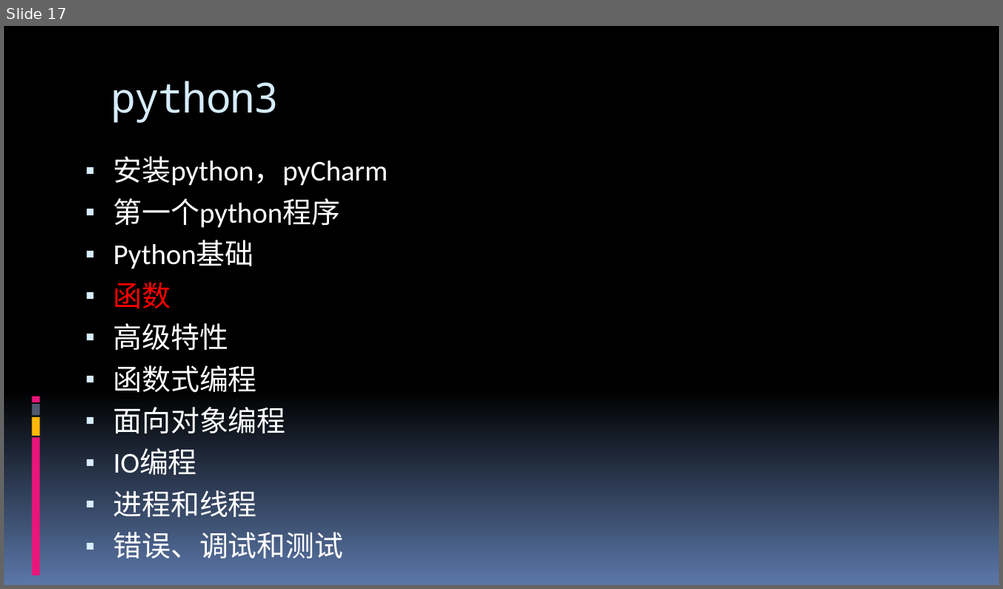
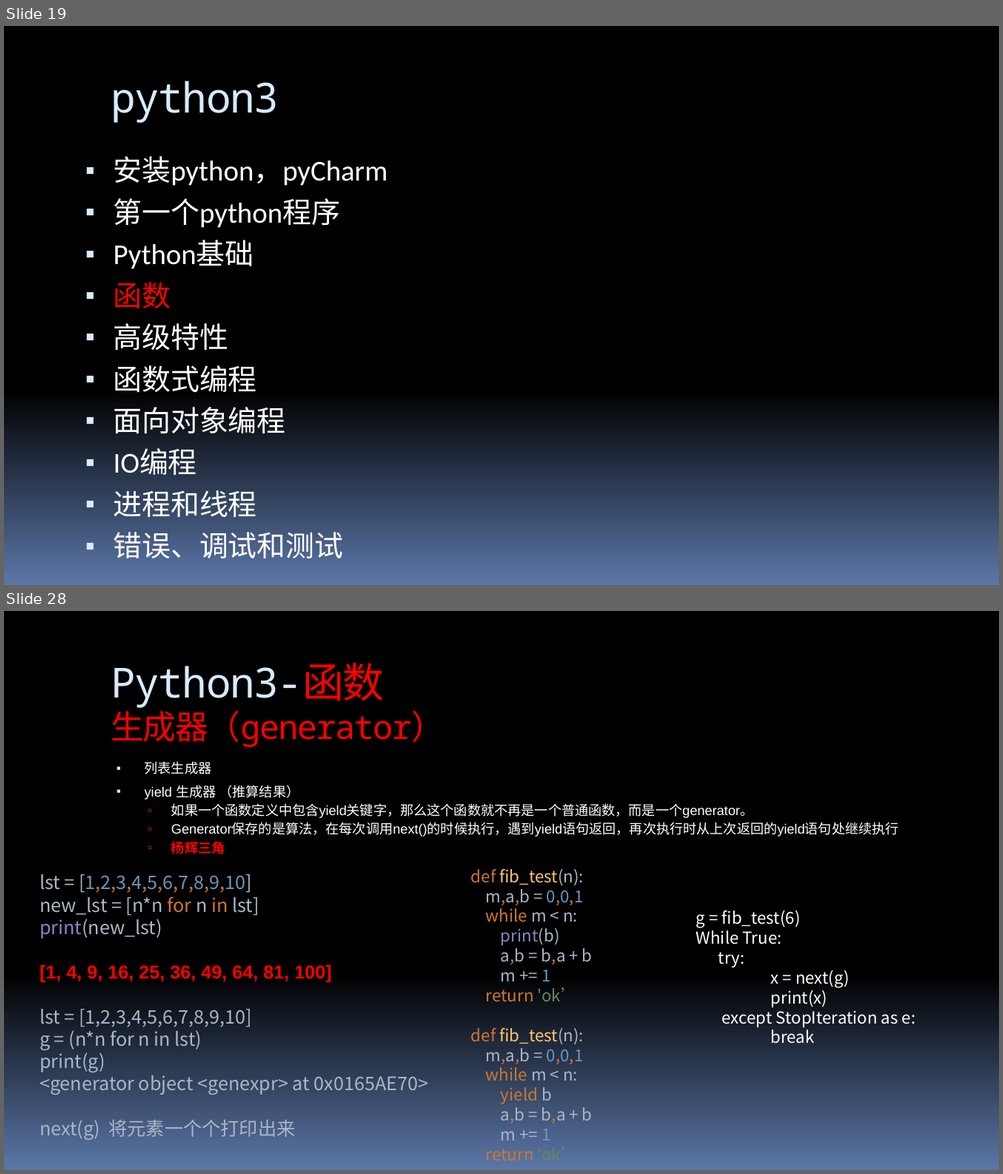
Before and after one commit to 260936767/UpdateServer, a slide deck: flexx_study/report for python&flexx.pptx. Shown one above the other, each under a label of ours: slide 17 before the commit, slides 19 and 28 after it; the slides between them are not shown. The pictures are 1003x589 and 1003x1174 pixels, drawn with LibreOffice and Linux fonts; fonts in the diff are those of the drawing. Boxes give left, top, right and bottom in pixels: in the first picture for what was removed or moved away, otherwise in the second. Text is boxed around its words. In the diff, an @@ line names an element or a change of style, - is before the commit and + after.

```diff
--- a/flexx_study/report for python&flexx.pptx
+++ b/flexx_study/report for python&flexx.pptx
@@ slide 28 added at (4,611,999,1170), background gradient #000000 to #5B77A8; not listed: 4 template elements that a slide beside it also shows @@
@@ title added at (111,663,444,747), 32 pt, text #FF0000 @@
+Python3-函数
+生成器（generator）
@@ text added at (145,761,899,854), 12.9 pt, text #FFFFFF @@
+▪ 列表生成器
+▪ yield 生成器 （推算结果）
+  ▫ 如果一个函数定义中包含yield关键字，那么这个函数就不再是一个普通函数，而是一个generator。
+  ▫ Generator保存的是算法，在每次调用next()的时候执行，遇到yield语句返回，再次执行时从上次返回的yield语句处继续执行
+  ▫ 杨辉三角
@@ text added at (40,874,429,1140), 18 pt, text #A9B7C6 @@
+lst = [1,2,3,4,5,6,7,8,9,10]
+new_lst = [n*n for n in lst]
+print(new_lst)
+[1, 4, 9, 16, 25, 36, 49, 64, 81, 100]
+lst = [1,2,3,4,5,6,7,8,9,10]
+g = (n*n for n in lst)
+print(g)
+<generator object <genexpr> at 0x0165AE70>
+next(g) 将元素一个个打印出来
@@ text added at (471,869,592,1161), 16 pt, text #A9B7C6 @@
+def fib_test(n):
+m,a,b = 0,0,1
+while m < n:
+print(b)
+a,b = b,a + b
+m += 1
+return 'ok’
+def fib_test(n):
+m,a,b = 0,0,1
+while m < n:
+yield b
+a,b = b,a + b
+m += 1
+return 'ok’
@@ text added at (696,911,916,1044), 16 pt, text #FFFFFF @@
+g = fib_test(6)
+While True:
+try:
+x = next(g)
+print(x)
+except StopIteration as e:
+break
@@ what was slide 17 is now slide 19 @@
@@ slide 19 changed as well @@
@@ rectangle removed at (31,397,40,403) @@
@@ rectangle removed at (31,417,40,437) @@
@@ rectangle removed at (31,404,40,415) @@
@@ rectangle removed at (31,438,40,576) @@
```
Also in this commit, not shown: 54 other slides changed, 12 other slides added, 3 slides removed, 1 other file.
